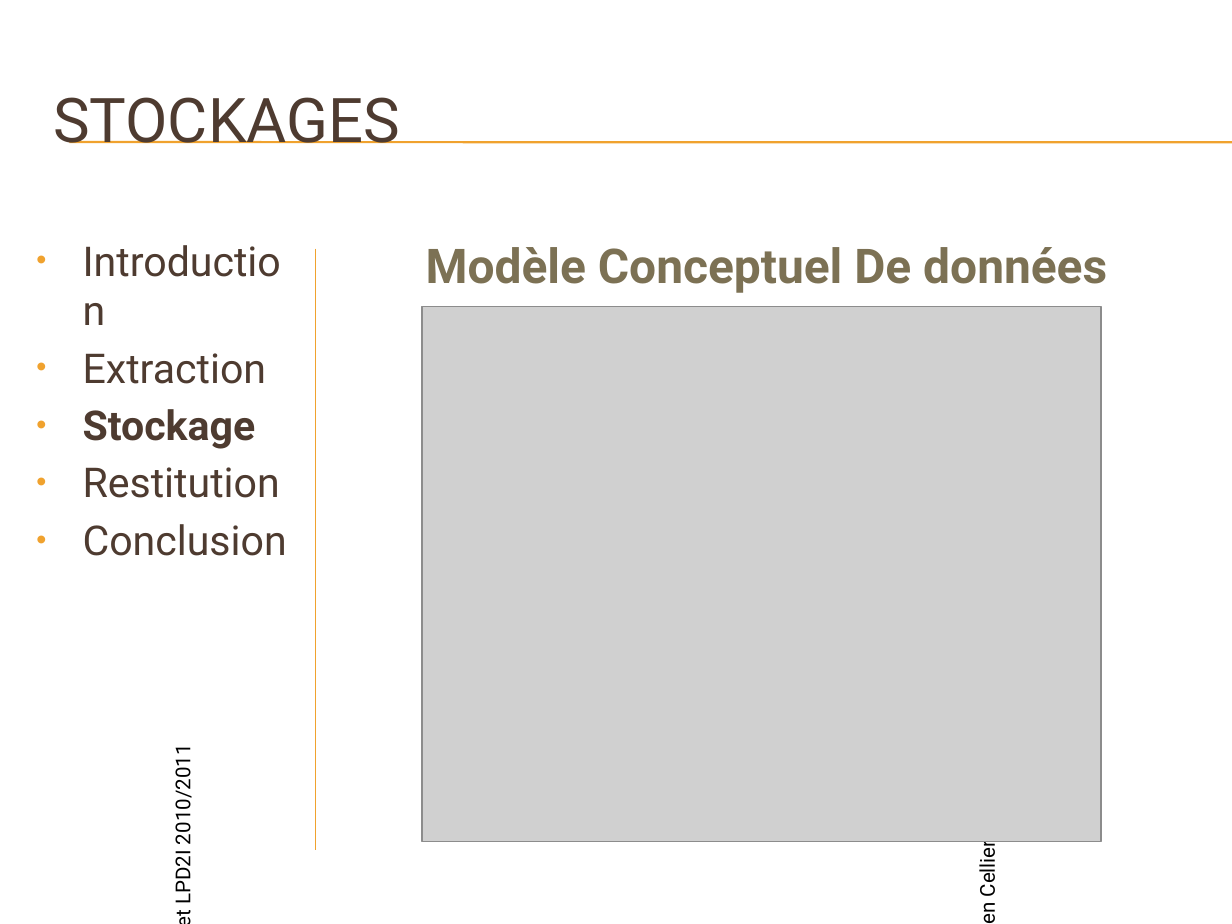
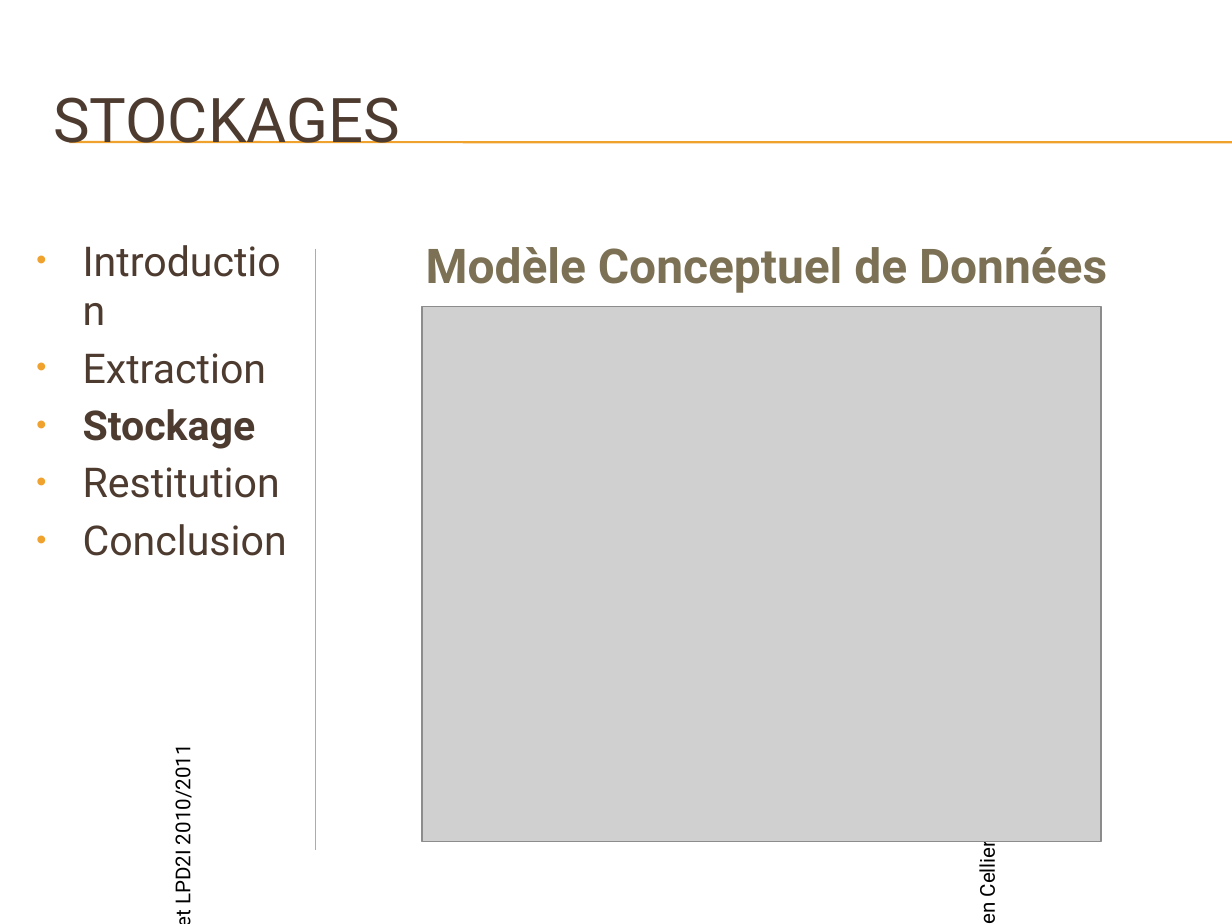
Before and after one commit to xqvier/projettuteurexml, a slide deck: slide 10 of pwp soutenance.pptx (slide 7 before the commit). Drawn at 1232x924 pixels with LibreOffice and Linux fonts; fonts in the diff are those of the drawing; grey boxes stand for pictures; background and template pictures are left out. Boxes give left, top, right and bottom in pixels: in the first picture for what was removed or moved away, otherwise in the second. Text is boxed around its words. In the diff, an @@ line names an element or a change of style, - is before the commit and + after.

```diff
--- a/pwp soutenance.pptx
+++ b/pwp soutenance.pptx
@@ text at (426,247,1107,293): text changed @@
-Modèle Conceptuel De données
+Modèle Conceptuel de Données
```
Also in this commit, not shown: 5 other slides changed, 4 slides added, 4 other files.
